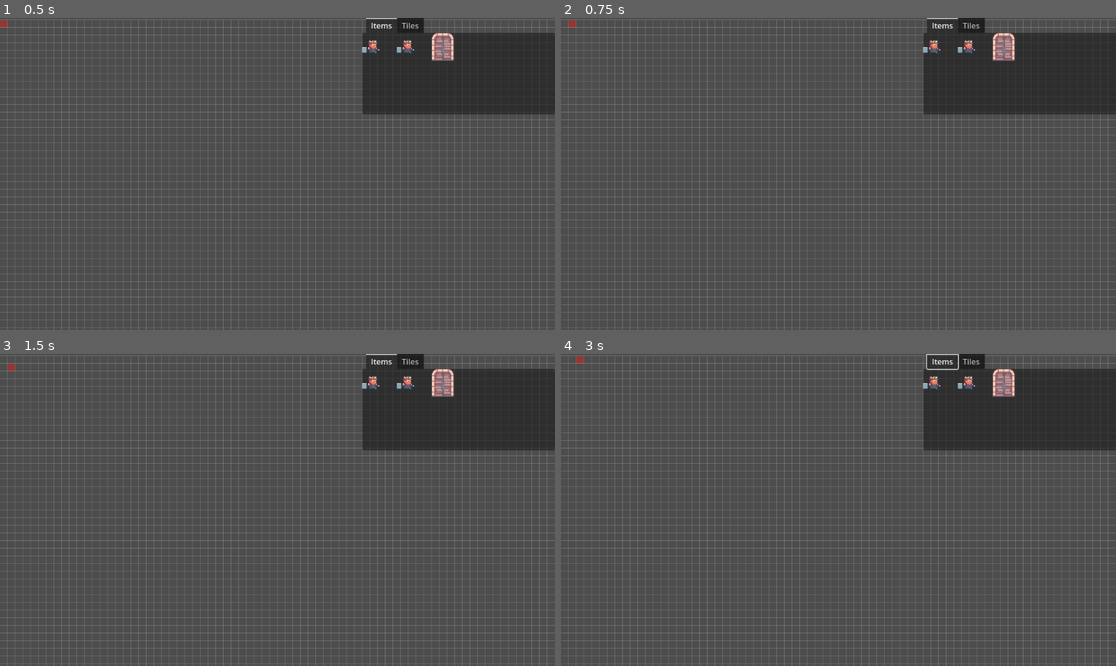
Above: before the commit, frames 1-4 (two rows, left to right).
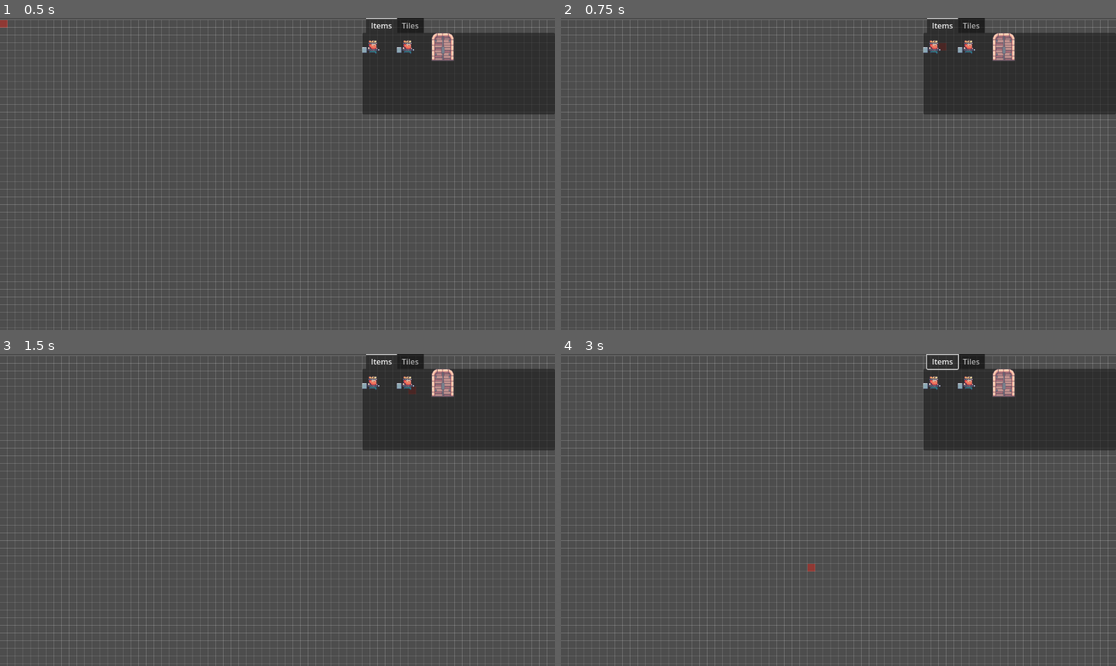
Above: after the commit, the same moments.

Repository: rickvl05/uva-pswe-D
Game: Godot game, scene res://scenes/main.tscn
The game is run twice, just before and just after one commit, with the same random seed, the same clock (stepped at 60 frames per second) and the same inputs.
Inputs (mouse positions are in pixels of both pictures, inside the frame that each line leads up to):
- Up to frame 1 (0.5 s): no input
- Up to frame 2 (0.75 s): tap Enter (ui_accept) at 0.5 s; move the mouse to (938, 46) at 0.52 s; hold Right (ui_right) from 0.53 s (still down); tap X (place) at 0.6 s; click (938, 46) at 0.67 s
- Up to frame 3 (1.5 s): tap Enter (ui_accept) at 0.77, 1.25 s; move the mouse to (410, 382) at 1.27 s; release Right (ui_right) at 1.28 s; hold Down (ui_down) from 1.28 s (still down); tap X (place) at 1.35 s; click (410, 382) at 1.42 s
- Up to frame 4 (3 s): tap Enter (ui_accept) at 1.52, 2, 2.75 s; move the mouse to (1005, 382) at 2.02 s; release Down (ui_down) at 2.03 s; hold Right (ui_right) 2.03-2.78 s; tap X (place) at 2.1, 2.85 s; click (1005, 382) at 2.17 s; move the mouse to (810, 572) at 2.77 s; hold Up (ui_up) from 2.78 s (still down); click (810, 572) at 2.92 s

Frame 1 is identical in both runs. In frame 2, less than 0.1% of the frame differs, in the area x 1-70%, y 0-11%; in frame 3, less than 0.1%; in frame 4, less than 0.1%, in the area x 2-46%, y 0-70%.

Commit message:
Mouse functionality added.

Diff:
--- a/TileMapEditor/scripts/MapMovement.gd
+++ b/TileMapEditor/scripts/MapMovement.gd
@@ -9,34 +9,55 @@
 var grid_size: Vector2 = Vector2.ZERO  # Define the size of your grid in cells, will be calculated dynamically
 var placed_items = {}
 
+var using_mouse_input = false
+
 func _ready():
 	update_grid_size()
 	update_marker_position()
 	update_camera_position()
 
 func _input(event):
-	if Global.playing and (event is InputEventKey):
-		if event.is_pressed():
-			var moved = false
-			if event.keycode == KEY_UP and grid_position.y > 0:
-				grid_position.y -= 1
-				moved = true
-			elif event.keycode == KEY_DOWN and grid_position.y < grid_size.y - 1:
-				grid_position.y += 1
-				moved = true
-			elif event.keycode == KEY_LEFT and grid_position.x > 0:
-				grid_position.x -= 1
-				moved = true
-			elif event.keycode == KEY_RIGHT and grid_position.x < grid_size.x - 1:
-				grid_position.x += 1
-				moved = true
+	if Global.playing:
+		if event is InputEventKey:
+			handle_keyboard_input(event)
+		elif event is InputEventMouseMotion:
+			using_mouse_input = true
+			handle_mouse_motion(event)
+		elif event is InputEventMouseButton:
+			handle_mouse_button(event)
 
-			if moved:
-				update_marker_position()
+func handle_keyboard_input(event):
+	if event.is_pressed():
+		var moved = false
+		if event.keycode == KEY_UP and grid_position.y > 0:
+			grid_position.y -= 1
+			moved = true
+		elif event.keycode == KEY_DOWN and grid_position.y < grid_size.y - 1:
+			grid_position.y += 1
+			moved = true
+		elif event.keycode == KEY_LEFT and grid_position.x > 0:
+			grid_position.x -= 1
+			moved = true
+		elif event.keycode == KEY_RIGHT and grid_position.x < grid_size.x - 1:
+			grid_position.x += 1
+			moved = true
 
-		if Input.is_action_just_pressed("place"):
-			var item_scene = editor_object.current_item
-			place_item(item_scene)
+		if moved:
+			update_marker_position()
+		using_mouse_input = false
+	if Input.is_action_just_pressed("place"):
+		var item_scene = editor_object.current_item
+		place_item(item_scene)
+
+func handle_mouse_motion(event):
+	if using_mouse_input:
+		grid_position = snap_to_grid(event.position / cell_size)
+		update_marker_position()
+
+func handle_mouse_button(event):
+	if Input.is_action_just_pressed("mb_left") or event.is_pressed():
+		place_item(editor_object.current_item)
+		using_mouse_input = true
 
 func place_item(item_scene):
 	print("placed: ", item_scene, "at: ", grid_position)
@@ -46,7 +67,6 @@
 		new_item.global_position = grid_position * cell_size
 		set_cell(0, grid_position, Global.current_tile)
 		placed_items[grid_position] = new_item
-
 
 func is_item_already_placed(position: Vector2) -> bool:
 	return placed_items.has(position)
@@ -61,3 +81,6 @@
 func update_camera_position():
 	# Center the camera on the middle of the grid
 	camera.position = (grid_position * cell_size) + (grid_size * cell_size) / 2
+
+func snap_to_grid(position: Vector2) -> Vector2:
+	return Vector2(floor(position.x), floor(position.y))
